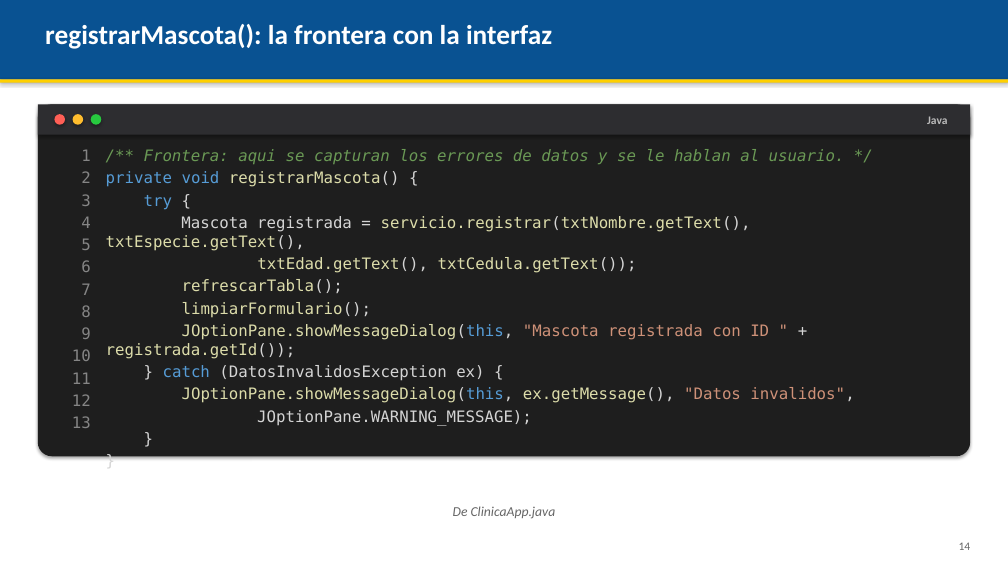
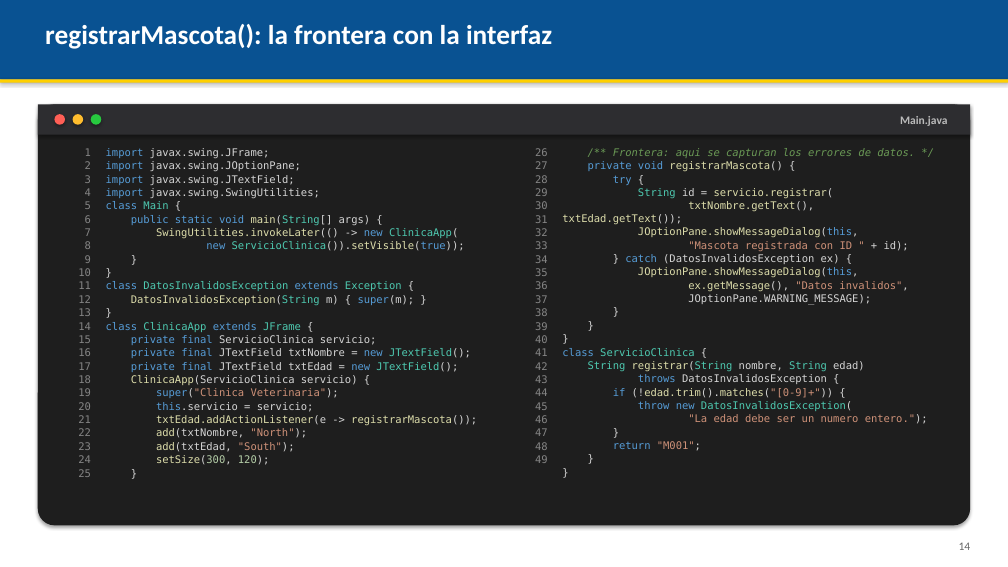
Before and after one commit to AndresDFX/UNIAJ, a slide deck: slide 14 of Programacion II/Clases/Clase 12 - Integracion de modulos/Presentacion.pptx. Drawn at 1008x567 pixels with LibreOffice and Linux fonts; fonts in the diff are those of the drawing. Boxes give left, top, right and bottom in pixels: in the first picture for what was removed or moved away, otherwise in the second. Text is boxed around its words. In the diff, an @@ line names an element or a change of style, - is before the commit and + after.

```diff
--- a/Programacion II/Clases/Clase 12 - Integracion de modulos/Presentacion.pptx
+++ b/Programacion II/Clases/Clase 12 - Integracion de modulos/Presentacion.pptx
@@ rounded rectangle: place and size @@
-rounded rectangle at (38,104,970,457)
+rounded rectangle at (38,104,970,526)
@@ text at (900,116,947,126): text changed @@
-Java
+Main.java
@@ text at (78,148,91,316): size 15 to 10 pt in "1", "2", "3", "4" and 9 more places; less space between paragraphs @@
@@ text added at (106,148,477,465), 10 pt, text #D4D4D4 @@
+import javax.swing.JFrame;
+import javax.swing.JOptionPane;
+import javax.swing.JTextField;
+import javax.swing.SwingUtilities;
+class Main {
+public static void main(String[] args) {
+SwingUtilities.invokeLater(() -> new ClinicaApp(
+new ServicioClinica()).setVisible(true));
+}
+}
+class DatosInvalidosException extends Exception {
+DatosInvalidosException(String m) { super(m); }
+}
+class ClinicaApp extends JFrame {
+private final ServicioClinica servicio;
+private final JTextField txtNombre = new JTextField();
+private final JTextField txtEdad = new JTextField();
+ClinicaApp(ServicioClinica servicio) {
+super("Clinica Veterinaria");
+this.servicio = servicio;
+txtEdad.addActionListener(e -> registrarMascota());
+add(txtNombre, "North");
+add(txtEdad, "South");
+setSize(300, 120);
+}
@@ text added at (535,148,548,463), 10 pt, text #858585 @@
+26
+27
+28
+29
+30
+31
+32
+33
+34
+35
+36
+37
+38
+39
+40
+41
+42
+43
+44
+45
+46
+47
+48
+49
@@ text "/** Frontera: aqui se capturan ...": place and size @@
-text "/** Frontera: aqui se capturan ..." at (106,149,854,425)
+text "/** Frontera: aqui se capturan ..." at (562,148,928,450)
@@ text at (613,148,915,158): text changed; size 15 to 10 pt @@
-/** Frontera: aqui se capturan los errores de datos y se le hablan al usuario. */
+/** Frontera: aqui se capturan los errores de datos. */
@@ text at (588,161,871,305): size 15 to 10 pt in "private void registrarMascota() {", "try {", "} catch (DatosInvalidosException ex) {", "JOptionPane.WARNING_MESSAGE);" and 2 more places; less space between paragraphs @@
@@ text at (562,188,909,251): text changed; size 15 to 10 pt @@
-Mascota registrada = servicio.registrar(txtNombre.getText(), txtEspecie.getText(),
-txtEdad.getText(), txtCedula.getText());
-refrescarTabla();
-limpiarFormulario();
-JOptionPane.showMessageDialog(this, "Mascota registrada con ID " + registrada.getId());
+String id = servicio.registrar(
+txtNombre.getText(), txtEdad.getText());
+JOptionPane.showMessageDialog(this,
+"Mascota registrada con ID " + id);
@@ text at (638,267,908,291): text changed; size 15 to 10 pt @@
-JOptionPane.showMessageDialog(this, ex.getMessage(), "Datos invalidos",
+JOptionPane.showMessageDialog(this,
+ex.getMessage(), "Datos invalidos",
@@ text at (78,322,91,477): paragraphs added @@
+14
+15
+16
+17
+18
+19
+20
+21
+22
+23
+24
+25
@@ text at (562,348,928,450): paragraphs added @@
+}
+class ServicioClinica {
+String registrar(String nombre, String edad)
+throws DatosInvalidosException {
+if (!edad.trim().matches("[0-9]+")) {
+throw new DatosInvalidosException(
+"La edad debe ser un numero entero.");
+}
+return "M001";
+}
+}
@@ text removed at (453,506,556,519) @@
-De ClinicaApp.java
```
Also in this commit, not shown: 5 other slides changed, 53 other files.
